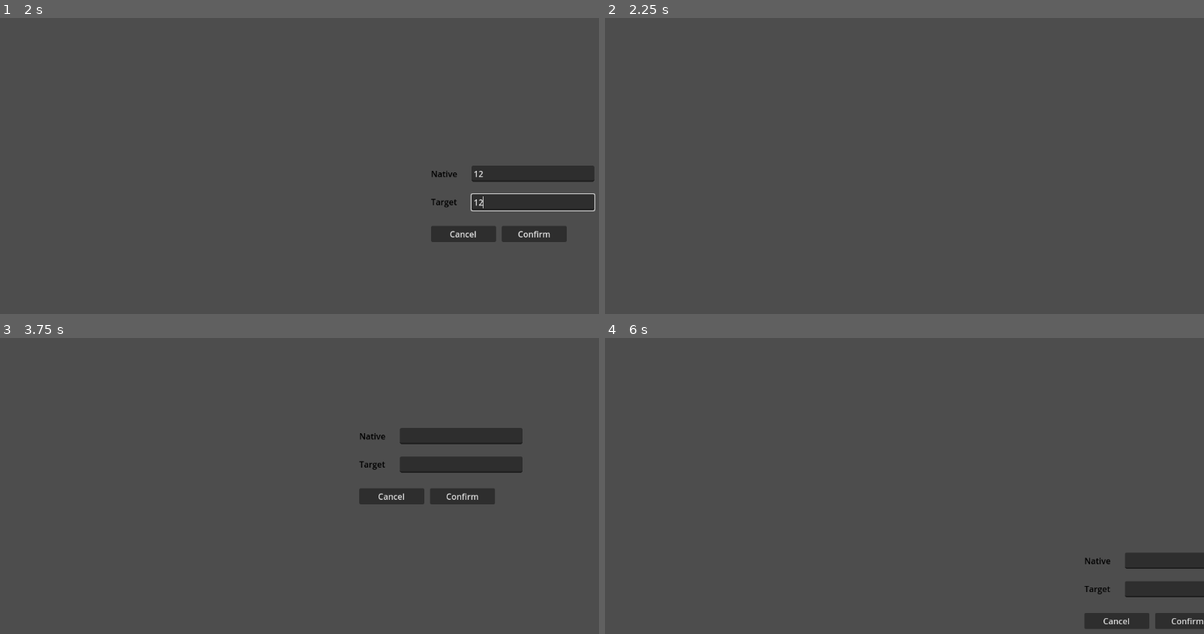
Above: before the commit, frames 1-4 (two rows, left to right).
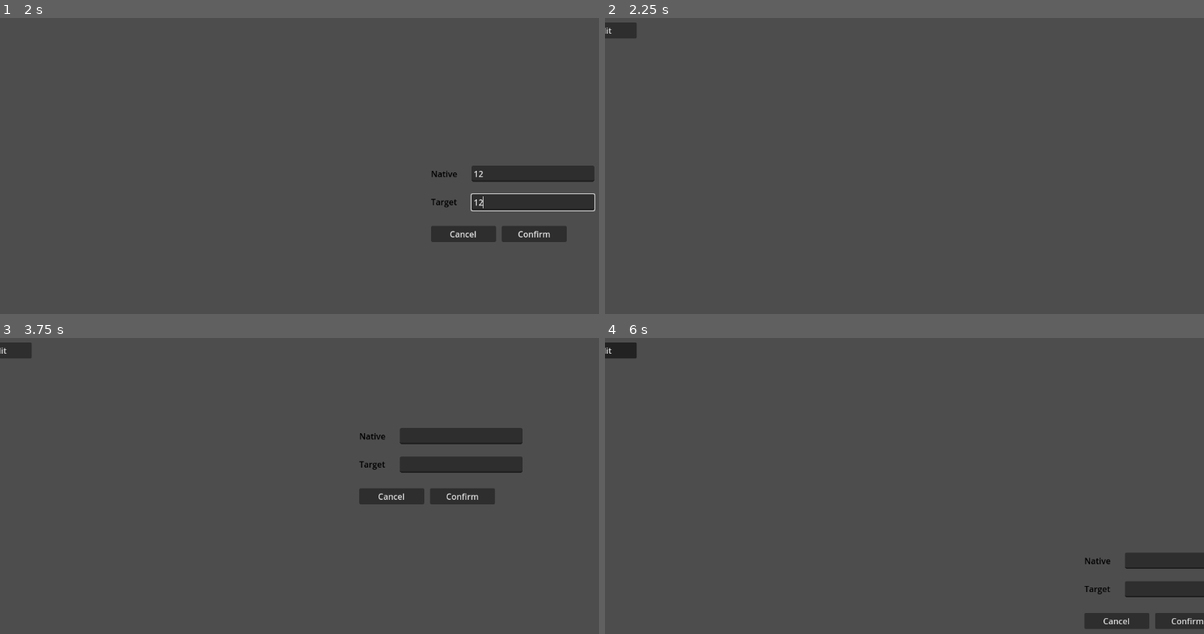
Above: after the commit, the same moments.

Repository: koljapluemer/vocab-city
Game: Godot game, scene res://scenes/main.tscn
Same seed, same stepped clock (60 frames per second), same inputs: the game is played once before the commit and once after it.
Inputs (mouse positions are in pixels of both pictures, inside the frame that each line leads up to):
- Up to frame 1 (2 s): tap Enter at 0.5 s; move the mouse to (431, 163) at 0.52 s; right-click (431, 163) at 0.6 s; click (431, 163) at 0.67 s; click (533, 174) at 1.27 s; type "12" at 1.35 s; click (533, 201) at 1.5 s; type "12" at 1.58 s
- Up to frame 2 (2.25 s): click "Confirm" at 2 s
- Up to frame 3 (3.75 s): tap Space at 2.75 s; drag from (179, 515) to (269, 568) at 2.77 s; tap Enter at 3.5 s; move the mouse to (359, 426) at 3.52 s; right-click (359, 426) at 3.6 s; click (359, 426) at 3.67 s
- Up to frame 4 (6 s): click "Confirm" at 4.25 s; tap Space at 5 s; drag from (874, 568) to (724, 450) at 5.02 s; tap Enter at 5.75 s; move the mouse to (1084, 551) at 5.77 s; right-click (1084, 551) at 5.85 s; click (1084, 551) at 5.92 s

Frame 1 is identical in both runs. In frame 2, 0.3% of the frame differs, in the area x 0-6%, y 1-7%; in frame 3, 0.3%; in frame 4, 0.3%.

Commit message:
add additional function

Diff:
--- a/scenes/grid.gd
+++ b/scenes/grid.gd
@@ -75,7 +75,7 @@
 func _on_dialog_confirm():
 	var native_word = get_node("NewWordDialog").get_node("EditNative").text
 	var target_word =  get_node("NewWordDialog").get_node("EditTarget").text
-	# add_vocab_node(native_word, target_word, activeMapCoords.x, activeMapCoords.y)
+	add_vocab_node(native_word, target_word, activeMapCoords.x, activeMapCoords.y)
 	# save_vocabs()
 	close_dialog()
 
@@ -87,3 +87,24 @@
 	editModeActive = false
 	var dialog = get_node("NewWordDialog")
 	dialog.queue_free()
+
+func add_vocab_node(native_word, target_word, x, y):
+	var pos = Vector2(x, y)
+	# skip if tile is already occupied
+	if !is_cell_free(Vector2(x, y)):
+		print("location occupied")
+		return
+
+	var ui_obj = prefabVocabUI.instantiate()
+	var textPos = world_to_grid(pos)
+	ui_obj.set_position(Vector2(textPos.x - 64, textPos.y - 100))
+	print("ui", ui_obj.name)
+	ui_obj.get_node("LabelTarget").text = target_word
+	ui_obj.get_node("LabelNative").text = native_word
+	add_child(ui_obj)
+
+	var vocab = Vocab.new(native_word, target_word, x, y, ui_obj)
+
+	# set_cell(0, Vector2(x, y), 0, Vector2(0,0))
+
+	# mark_neighbor_tiles(Vector2(x, y))
